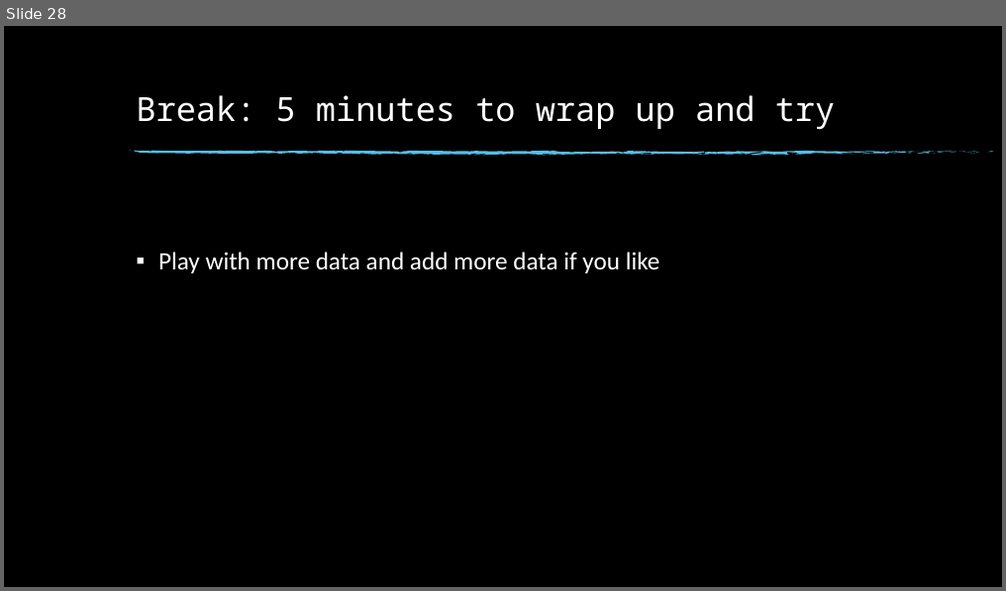
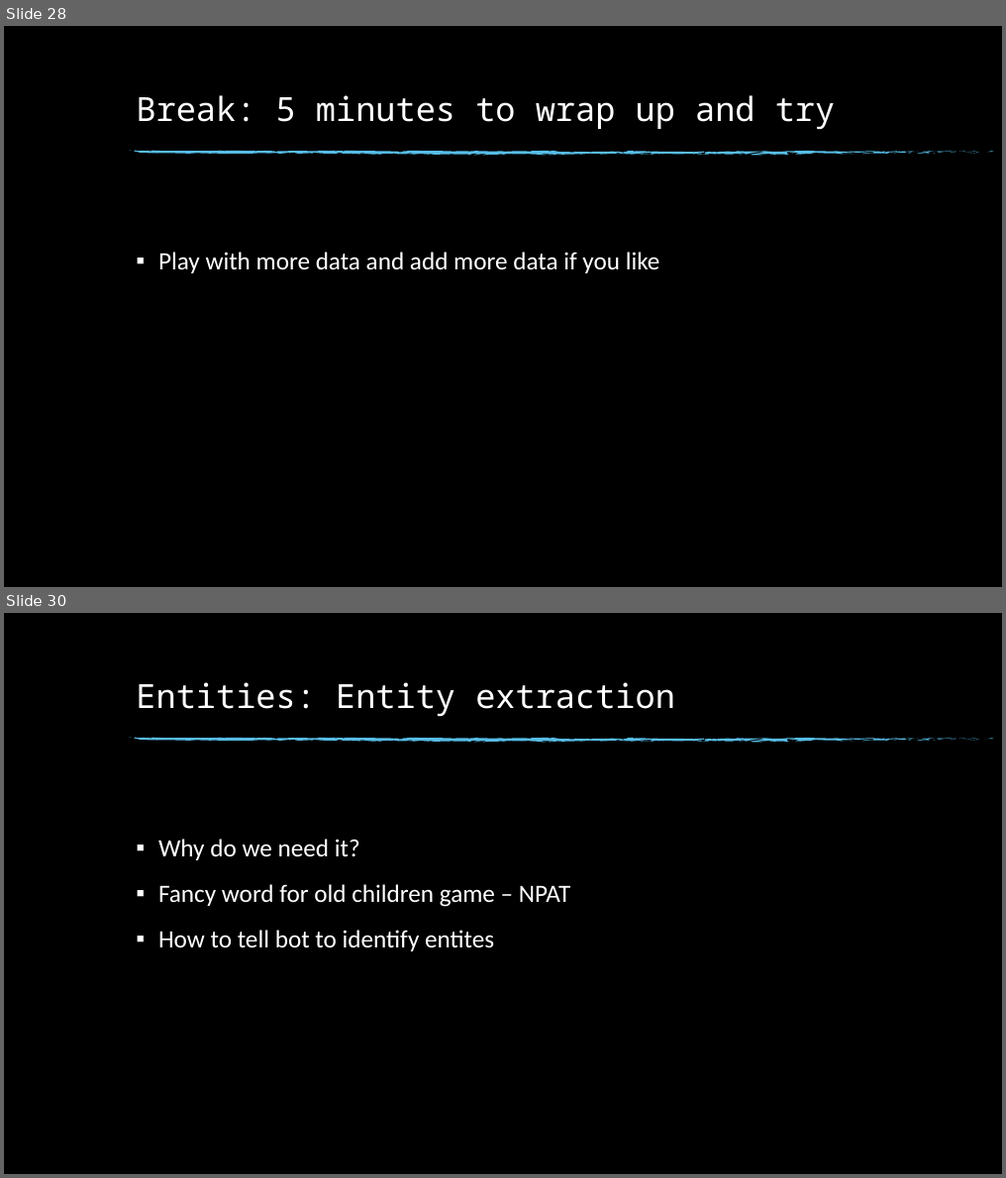
Before and after one commit to dinesh19aug/rasa-workshop, a slide deck: Natural Language Processing Workshop.pptx. Shown one above the other, each under a label of ours: slide 28 before the commit, slides 28 and 30 after it; the slides between them are not shown. The pictures are 1006x591 and 1006x1178 pixels, drawn with LibreOffice and Linux fonts; fonts in the diff are those of the drawing; background and template pictures are left out. Boxes give left, top, right and bottom in pixels: in the first picture for what was removed or moved away, otherwise in the second. Text is boxed around its words. In the diff, an @@ line names an element or a change of style, - is before the commit and + after.

```diff
--- a/Natural Language Processing Workshop.pptx
+++ b/Natural Language Processing Workshop.pptx
@@ slide 30 added at box(4, 613, 1002, 1174), background picture (left out); not listed: 74 template elements that a slide beside it also shows @@
@@ title added at box(136, 682, 675, 717), 32 pt, text #FFFFFF @@
+Entities: Entity extraction
@@ text added at box(158, 839, 570, 952), 24 pt, text #FFFFFF @@
+▪ Why do we need it?
+▪ Fancy word for old children game – NPAT
+▪ How to tell bot to identify entites
```
Also in this commit, not shown: 1 slide changed, 4 other slides added, 17 other files.
